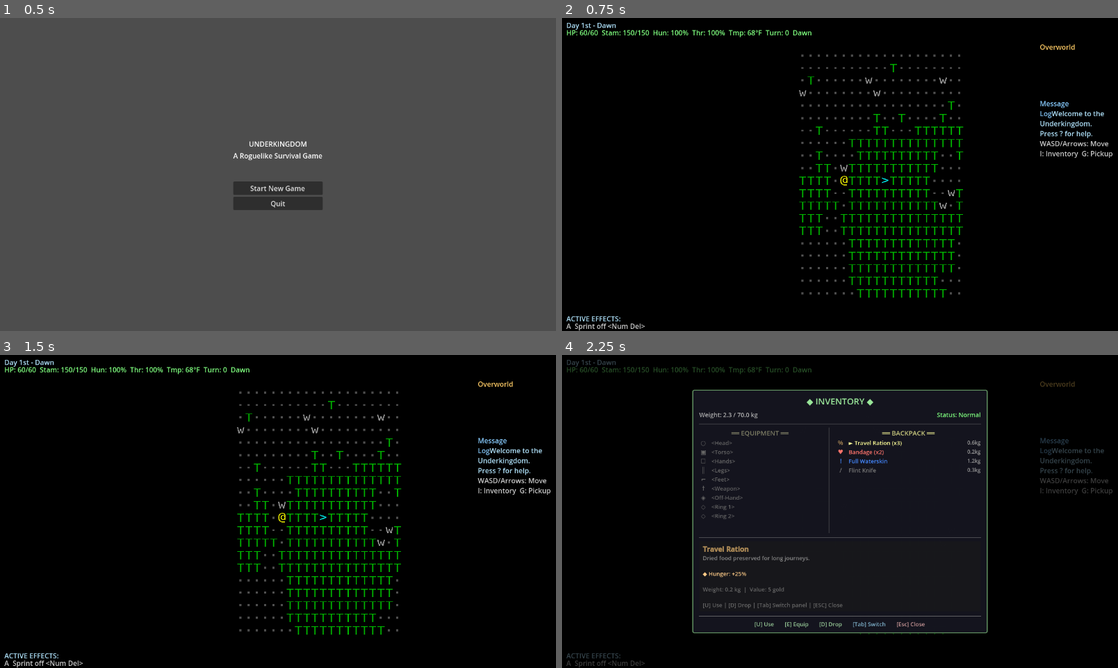
Above: before the commit, frames 1-4 (two rows, left to right).
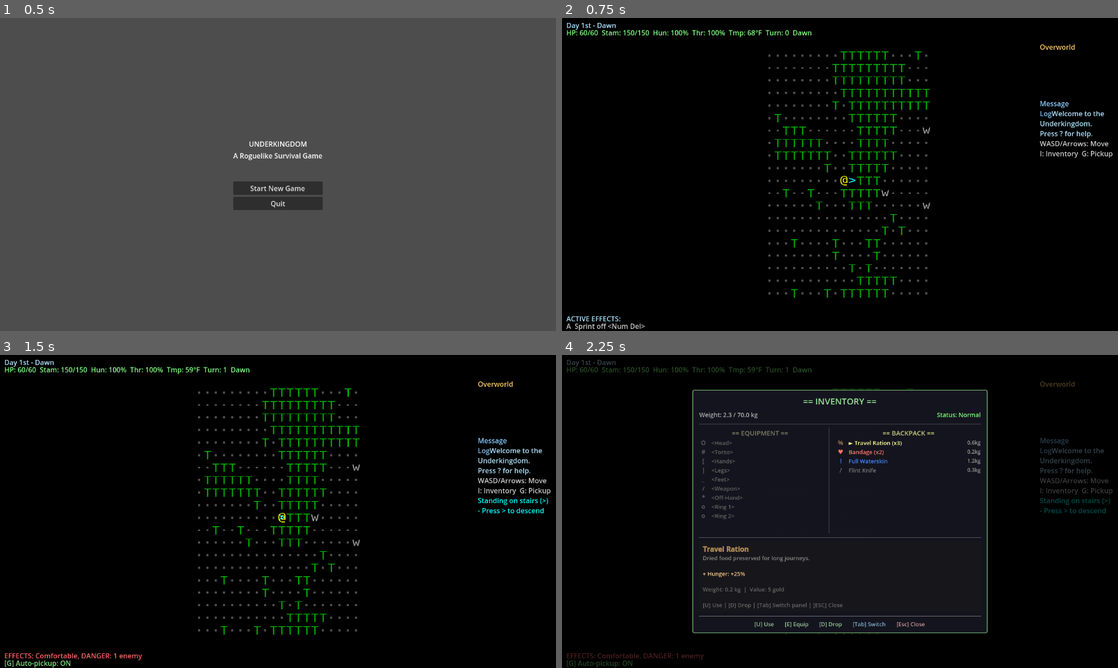
Above: after the commit, the same moments.

Repository: stevenraines/underkingdom-godot-cc
Game: Godot game, scene res://scenes/main.tscn
Two runs of this game, one before a commit and one after it. Both use one fixed random seed, a clock stepped at 60 frames per second and the inputs below.
Inputs:
- Up to frame 1 (0.5 s): no input
- Up to frame 2 (0.75 s): click "Start New Game" at 0.5 s
- Up to frame 3 (1.5 s): tap Enter at 1.25 s; hold Right (ui_right) from 1.28 s (still down); tap R at 1.35 s
- Up to frame 4 (2.25 s): tap Space at 1.52, 2 s; release Right (ui_right) at 2.03 s; hold Down (ui_down) from 2.03 s (still down); tap I at 2.1 s

Frame 1 is identical in both runs. In frame 2, 3.2% of the frame differs, in the area x 37-73%, y 10-90%; in frame 3, 4.0%, in the area x 0-99%, y 3-100%; in frame 4, 0.8%.

Commit message:
feat: Update inventory UI symbols and header formatting for consistency

Diff:
--- a/ui/inventory_screen.gd
+++ b/ui/inventory_screen.gd
@@ -51,15 +51,15 @@
 	"accessory_2": "Ring 2"
 }
 const SLOT_ICONS = {
-	"head": "○",
-	"torso": "▣",
-	"hands": "☐",
-	"legs": "║",
-	"feet": "⌐",
-	"main_hand": "†",
-	"off_hand": "◈",
-	"accessory_1": "◇",
-	"accessory_2": "◇"
+	"head": "O",
+	"torso": "#",
+	"hands": "[",
+	"legs": "|",
+	"feet": "_",
+	"main_hand": "/",
+	"off_hand": "*",
+	"accessory_1": "o",
+	"accessory_2": "o"
 }
 
 func _ready() -> void:
@@ -341,22 +341,22 @@
 	match item.item_type:
 		"consumable":
 			if item.effects.has("health") and item.effects["health"] > 0:
-				tooltip += "[color=#88ff88]♥ Heals: %d HP[/color]\n" % item.effects["health"]
+				tooltip += "[color=#88ff88]+ Heals: %d HP[/color]\n" % item.effects["health"]
 			if item.effects.has("hunger") and item.effects["hunger"] > 0:
-				tooltip += "[color=#ffcc88]◆ Hunger: +%d%%[/color]\n" % item.effects["hunger"]
+				tooltip += "[color=#ffcc88]+ Hunger: +%d%%[/color]\n" % item.effects["hunger"]
 			if item.effects.has("thirst") and item.effects["thirst"] > 0:
-				tooltip += "[color=#88ccff]◇ Thirst: +%d%%[/color]\n" % item.effects["thirst"]
+				tooltip += "[color=#88ccff]+ Thirst: +%d%%[/color]\n" % item.effects["thirst"]
 		"weapon":
-			tooltip += "[color=#ff8888]⚔ Damage: +%d[/color]\n" % item.damage_bonus
+			tooltip += "[color=#ff8888]* Damage: +%d[/color]\n" % item.damage_bonus
 			if item.is_two_handed():
-				tooltip += "[color=#cc88cc]◊ Two-Handed[/color]\n"
+				tooltip += "[color=#cc88cc]* Two-Handed[/color]\n"
 		"armor":
-			tooltip += "[color=#8888ff]◈ Armor: %d[/color]\n" % item.armor_value
+			tooltip += "[color=#8888ff]* Armor: %d[/color]\n" % item.armor_value
 		"tool":
 			if item.tool_type != "":
-				tooltip += "[color=#cccccc]⚒ Tool: %s[/color]\n" % item.tool_type.capitalize()
+				tooltip += "[color=#cccccc]* Tool: %s[/color]\n" % item.tool_type.capitalize()
 			if item.is_two_handed():
-				tooltip += "[color=#cc88cc]◊ Two-Handed[/color]\n"
+				tooltip += "[color=#cc88cc]* Two-Handed[/color]\n"
 
 	# Equip slot info for multi-slot items
 	var slots = item.get_equip_slots()
--- a/ui/inventory_screen.tscn
+++ b/ui/inventory_screen.tscn
@@ -67,7 +67,7 @@
 layout_mode = 2
 theme_override_colors/font_color = Color(0.6, 0.9, 0.6, 1)
 theme_override_font_sizes/font_size = 20
-text = "◆ INVENTORY ◆"
+text = "== INVENTORY =="
 horizontal_alignment = 1
 
 [node name="HeaderPanel" type="HBoxContainer" parent="Panel/MarginContainer/VBoxContainer"]
@@ -107,7 +107,7 @@
 layout_mode = 2
 theme_override_colors/font_color = Color(0.8, 0.8, 0.5, 1)
 theme_override_font_sizes/font_size = 15
-text = "══ EQUIPMENT ══"
+text = "== EQUIPMENT =="
 horizontal_alignment = 1
 
 [node name="EquipmentList" type="VBoxContainer" parent="Panel/MarginContainer/VBoxContainer/ContentContainer/EquipmentPanel"]
@@ -128,7 +128,7 @@
 layout_mode = 2
 theme_override_colors/font_color = Color(0.8, 0.8, 0.5, 1)
 theme_override_font_sizes/font_size = 15
-text = "══ BACKPACK ══"
+text = "== BACKPACK =="
 horizontal_alignment = 1
 
 [node name="ScrollContainer" type="ScrollContainer" parent="Panel/MarginContainer/VBoxContainer/ContentContainer/InventoryPanel"]
